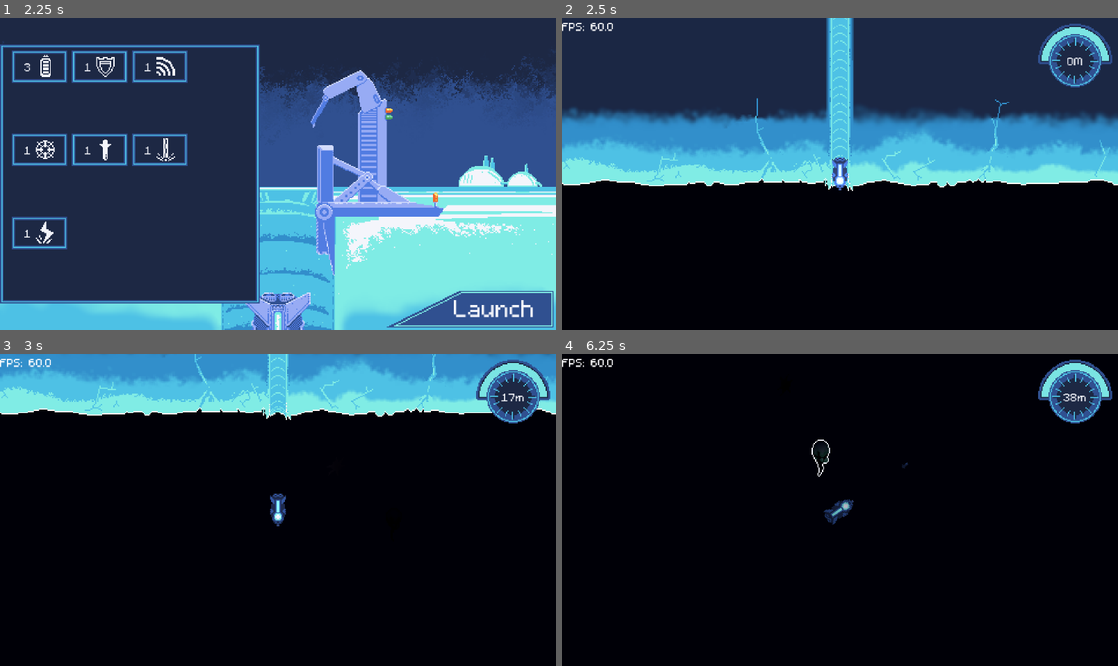
Above: before the commit, frames 1-4 (two rows, left to right).
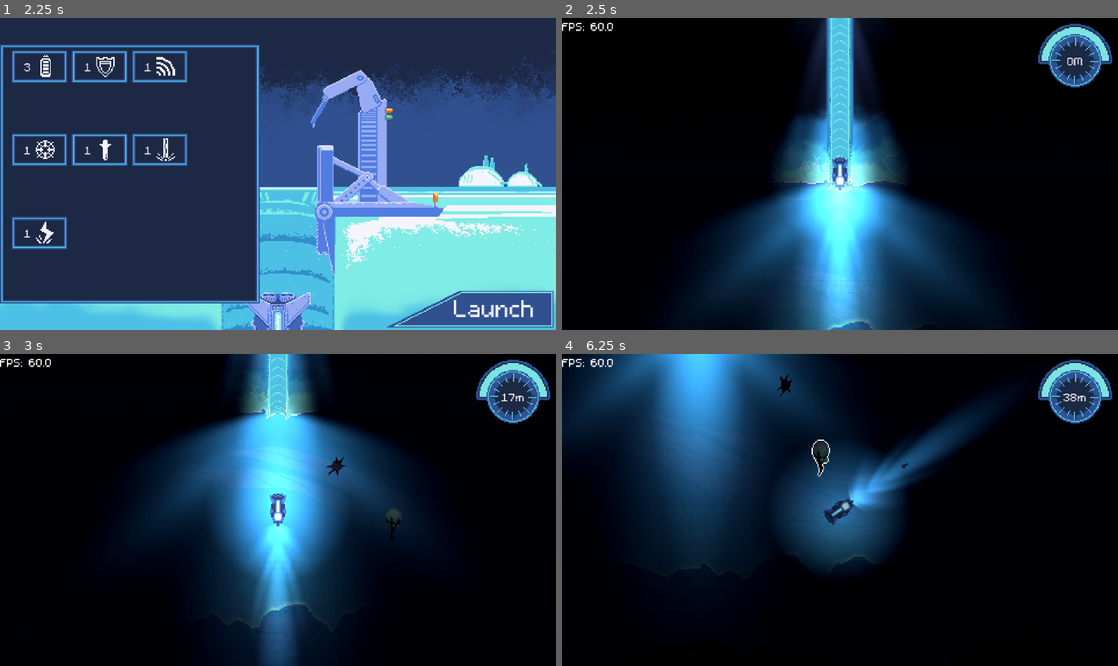
Above: after the commit, the same moments.

Repository: austingwatson/Depths
Game: Godot game, scene res://scenes/title_screen.tscn
The game is run twice, just before and just after one commit, with the same random seed, the same clock (stepped at 60 frames per second) and the same inputs.
Inputs (mouse positions are in pixels of both pictures, inside the frame that each line leads up to):
- Up to frame 1 (2.25 s): click "Play" at 0.5 s; click "Launch" at 1.25 s; click "Launch" at 2 s
- Up to frame 2 (2.5 s): no input
- Up to frame 3 (3 s): move the mouse to (400, 494) at 2.77 s; hold Space (thrust) from 2.78 s (still down); tap Mouse wheel down (change_weapon_down) at 2.85 s
- Up to frame 4 (6.25 s): move the mouse to (728, 525) at 3.52 s; release Space (thrust) at 3.53 s; tap Mouse wheel up (change_weapon_up) at 3.6 s; move the mouse to (895, 441) at 4.27 s; hold Right mouse button (rotate) 4.28-5.03 s; hold Space (thrust) 4.28-5.78 s; move the mouse to (812, 572) at 5.02 s; click (812, 572) at 5.1 s; move the mouse to (1006, 556) at 5.77 s; hold Shift (sonar) from 5.78 s (still down)

Frame 1 is identical in both runs. In frame 2, 68% of the frame differs, in the area x 0-100%, y 0-100%; in frame 3, 44%; in frame 4, 34%.

Commit message:
Added parallax layers, changed tunnel and light

Diff:
--- a/scenes/entity/actor/player.tscn
+++ b/scenes/entity/actor/player.tscn
@@ -35,6 +35,7 @@
 radius = 8.0
 
 [node name="Player" type="Node2D"]
+z_index = 2
 script = ExtResource("1_in1sw")
 forward_texture = SubResource("AtlasTexture_8l8co")
 left_texture = SubResource("AtlasTexture_eybgf")
--- a/scenes/game.tscn
+++ b/scenes/game.tscn
@@ -1,16 +1,24 @@
-[gd_scene load_steps=20 format=3 uid="uid://c2s5gjmj8y12a"]
+[gd_scene load_steps=25 format=3 uid="uid://c2s5gjmj8y12a"]
 
 [ext_resource type="PackedScene" uid="uid://ciuquonjnfqut" path="res://scenes/ui/hud.tscn" id="1_uwrxv"]
 [ext_resource type="Script" uid="uid://o83brxwooeeu" path="res://scripts/game.gd" id="1_yqjtg"]
+[ext_resource type="Texture2D" uid="uid://12ua2mse0rn8" path="res://assets/textures/level/deep_background.png" id="2_ir15t"]
 [ext_resource type="PackedScene" uid="uid://bcobtgraohaxm" path="res://scenes/entity/spawner.tscn" id="2_lbhrr"]
+[ext_resource type="Texture2D" uid="uid://cihdw6creftsj" path="res://assets/textures/level/ice_background_parallax.png" id="3_ca42v"]
 [ext_resource type="PackedScene" uid="uid://daxpl8wgwrd7w" path="res://scenes/entity/actor/hunter_fish.tscn" id="3_lnu2h"]
 [ext_resource type="PackedScene" uid="uid://8oxdyj66sd4m" path="res://scenes/entity/actor/floater.tscn" id="4_iywne"]
 [ext_resource type="PackedScene" uid="uid://ckn07253t3ahu" path="res://scenes/entity/actor/urchin.tscn" id="4_lbhrr"]
+[ext_resource type="Texture2D" uid="uid://cajt7vppy4c1h" path="res://assets/textures/level/ice_middleground_parallax.png" id="4_rysoc"]
 [ext_resource type="Texture2D" uid="uid://ioy6p73a7v1l" path="res://assets/textures/level/ice_shelf.png" id="6_u5sy4"]
+[ext_resource type="Texture2D" uid="uid://yqvus5wdpfom" path="res://assets/textures/level/currents_parallax.png" id="7_ca42v"]
+[ext_resource type="Texture2D" uid="uid://v8q4auewvljj" path="res://assets/textures/effects/ies_lights_model1.png" id="7_dinhu"]
 [ext_resource type="Texture2D" uid="uid://dd60ahlecpedw" path="res://assets/textures/level/dark_currents_parallax.png" id="7_vtaks"]
 [ext_resource type="Texture2D" uid="uid://dokvvrp78f7cn" path="res://assets/textures/level/ice_tunnel.png" id="8_gee14"]
+[ext_resource type="Texture2D" uid="uid://bcfvhcan1b35c" path="res://assets/textures/effects/ies_lights_model2.png" id="8_kvuet"]
 [ext_resource type="PackedScene" uid="uid://cnnmg6jwxpv4p" path="res://scenes/entity/ice_shelf.tscn" id="9_0tnpc"]
-[ext_resource type="Texture2D" uid="uid://ccn0ikslju12v" path="res://assets/textures/effects/2d_point_light.png" id="9_kvpfn"]
+
+[sub_resource type="CanvasItemMaterial" id="CanvasItemMaterial_vtaks"]
+light_mode = 1
 
 [sub_resource type="Curve" id="Curve_gee14"]
 _limits = [1.0, 10.0, 0.0, 10000.0]
@@ -42,9 +50,6 @@
 _data = [Vector2(0, 0), 0.0, 0.0, 0, 0, Vector2(10000, 10), 0.0, 0.0, 0, 0]
 point_count = 2
 
-[sub_resource type="CanvasItemMaterial" id="CanvasItemMaterial_vtaks"]
-light_mode = 1
-
 [sub_resource type="Environment" id="Environment_lbhrr"]
 background_mode = 3
 glow_enabled = true
@@ -53,6 +58,86 @@
 
 [node name="Game" type="Node"]
 script = ExtResource("1_yqjtg")
+
+[node name="BackGround" type="Parallax2D" parent="."]
+z_index = -20
+scroll_scale = Vector2(0, 0)
+repeat_size = Vector2(480, 270)
+repeat_times = 2
+
+[node name="Sprite2D" type="Sprite2D" parent="BackGround"]
+texture = ExtResource("2_ir15t")
+centered = false
+
+[node name="DarkCurrentsBG0" type="Parallax2D" parent="."]
+z_index = -19
+scroll_scale = Vector2(0.8, 0.8)
+repeat_size = Vector2(960, 540)
+autoscroll = Vector2(16, 4)
+repeat_times = 2
+
+[node name="Sprite2D" type="Sprite2D" parent="DarkCurrentsBG0"]
+modulate = Color(1, 1, 1, 0.698039)
+texture = ExtResource("7_vtaks")
+centered = false
+
+[node name="IceShelfBG1" type="Parallax2D" parent="."]
+z_index = -18
+scroll_scale = Vector2(0.2, 0.4)
+repeat_size = Vector2(960, 0)
+repeat_times = 2
+
+[node name="Sprite2D" type="Sprite2D" parent="IceShelfBG1"]
+texture = ExtResource("3_ca42v")
+centered = false
+offset = Vector2(0, -40)
+
+[node name="IceShelfBG2" type="Parallax2D" parent="."]
+z_index = -17
+scroll_scale = Vector2(0.5, 0.5)
+repeat_size = Vector2(960, 0)
+repeat_times = 2
+
+[node name="Sprite2D" type="Sprite2D" parent="IceShelfBG2"]
+texture = ExtResource("4_rysoc")
+centered = false
+offset = Vector2(0, -20)
+
+[node name="IceShelfPlayArea" type="Parallax2D" parent="."]
+repeat_size = Vector2(960, 0)
+repeat_times = 2
+
+[node name="Sprite2D" type="Sprite2D" parent="IceShelfPlayArea"]
+texture = ExtResource("6_u5sy4")
+centered = false
+offset = Vector2(0, -187)
+
+[node name="BrightCurrentsFG1" type="Parallax2D" parent="."]
+scroll_scale = Vector2(1.5, 1.5)
+repeat_size = Vector2(960, 540)
+autoscroll = Vector2(64, 6)
+repeat_times = 2
+
+[node name="Sprite2D" type="Sprite2D" parent="BrightCurrentsFG1"]
+modulate = Color(1, 1, 1, 0.133333)
+texture = ExtResource("7_ca42v")
+centered = false
+
+[node name="IceTunnel" type="Sprite2D" parent="."]
+z_index = 1
+material = SubResource("CanvasItemMaterial_vtaks")
+texture = ExtResource("8_gee14")
+centered = false
+offset = Vector2(-480, -187)
+
+[node name="TunnelMouthLight" type="PointLight2D" parent="IceTunnel"]
+position = Vector2(0, 170)
+texture = ExtResource("7_dinhu")
+
+[node name="TunnelShaftLight" type="PointLight2D" parent="IceTunnel"]
+position = Vector2(0, -27)
+energy = 2.0
+texture = ExtResource("8_kvuet")
 
 [node name="HunterFishSpawner" parent="." instance=ExtResource("2_lbhrr")]
 enemy_scene = ExtResource("3_lnu2h")
@@ -91,35 +176,6 @@
 timer_curve = SubResource("Curve_u5sy4")
 margin = 25.0
 
-[node name="ParallaxBackground" type="ParallaxBackground" parent="."]
-
-[node name="IceShelf" type="ParallaxLayer" parent="ParallaxBackground"]
-motion_mirroring = Vector2(960, 0)
-
-[node name="Sprite2D" type="Sprite2D" parent="ParallaxBackground/IceShelf"]
-texture = ExtResource("6_u5sy4")
-centered = false
-offset = Vector2(0, -187)
-
-[node name="ShallowCurrents" type="ParallaxLayer" parent="ParallaxBackground"]
-visible = false
-motion_scale = Vector2(0.1, 1)
-motion_mirroring = Vector2(960, 0)
-
-[node name="Sprite2D" type="Sprite2D" parent="ParallaxBackground/ShallowCurrents"]
-texture = ExtResource("7_vtaks")
-centered = false
-
-[node name="IceTunnel" type="Sprite2D" parent="."]
-z_index = -1
-material = SubResource("CanvasItemMaterial_vtaks")
-texture = ExtResource("8_gee14")
-centered = false
-offset = Vector2(-480, -187)
-
-[node name="PointLight2D" type="PointLight2D" parent="IceTunnel"]
-texture = ExtResource("9_kvpfn")
-
 [node name="HUD" parent="." instance=ExtResource("1_uwrxv")]
 
 [node name="WorldEnvironment" type="WorldEnvironment" parent="."]
Binary file changed: assets/textures/level/dark_currents_parallax.png
Binary file changed: assets/textures/level/deep_background.png
Binary file changed: assets/textures/level/ice_tunnel.png
